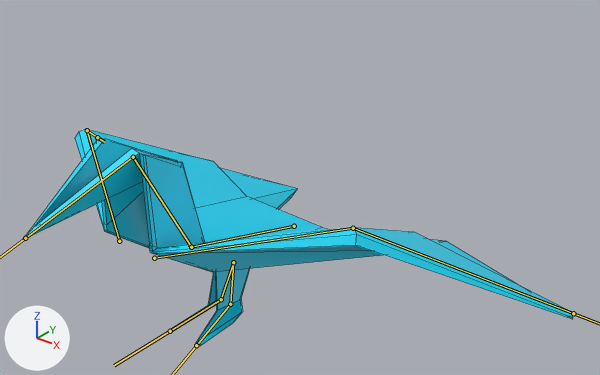
A saved change to the FBX model RockPaperScissorsPlaneProject/Assets/FBXs/Pidgeon/Pidgeon.fbx.
Camera for both pictures: a camera (50 mm lens) standing at (2.58, -2.81, 2.5) and looking at (0.24, 0.12, 0.68). Arrows for +X, +Y and +Z are at lower left; the lights stay in place. The bones that bend it are drawn over the model as lines. Mesh edges are drawn as thin lines.

Names of what the first picture shows: 'Pidgeon'.
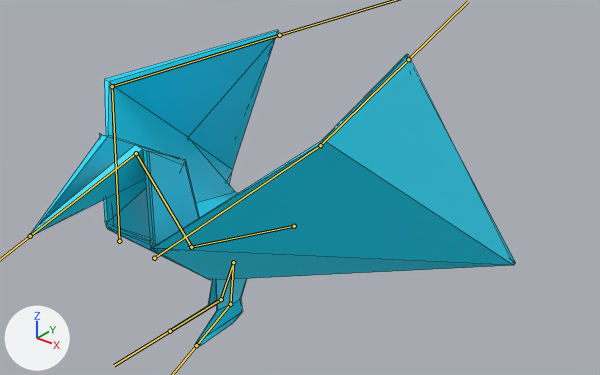
The newer file adds an action. The first version stands in its rest pose; the second is drawn at frame 96 of the action 'Armature|PidgeonFlappingStill'.

Changed parts and their boxes (x1, y1, x2, y2) in the pictures (600 x 375 px):
```json
{"object": "Pidgeon", "change": "posed", "before": [23, 129, 573, 346], "after": [28, 30, 516, 346], "on screen": "11% narrower, 45% taller"}
{"bone": "WingIn.L", "before": "(154, 258) to (353, 228)", "after": "(154, 258) to (320, 145)"}
{"bone": "WingOut.L", "before": "(353, 228) to (573, 313)", "after": "(320, 145) to (408, 59)"}
{"bone": "Neck", "before": "(191, 247) to (133, 157)", "after": "(191, 247) to (136, 153)"}
{"bone": "Head", "before": "(133, 157) to (25, 238)", "after": "(136, 153) to (30, 236)"}
{"bone": "WingIn.R", "before": "(119, 241) to (87, 130)", "after": "(119, 241) to (112, 86)"}
{"bone": "WingOut.R", "before": "(87, 130) to (97, 137)", "after": "(112, 86) to (279, 35)"}
```

Scene script edits in JSON lines:
```json
{"block": "bone_wingin_l", "where": "bone_wingin_l = bpy.data.objects['Armature'].pose.bones['WingIn.L']  # child of 'Body'"}
{"op": "set", "path": "bone_wingin_l.rotation_quaternion", "old": "(1.0, 0.0, 0.0, 0.0)", "new": "(0.962, 0.194, -0.179, 0.065)", "note": "degrees (0, 0, 0) -> degrees (22, -22, 3)"}
{"block": "bone_wingout_l", "where": "bone_wingout_l = bpy.data.objects['Armature'].pose.bones['WingOut.L']  # child of 'WingIn.L'"}
{"op": "set", "path": "bone_wingout_l.rotation_quaternion", "old": "(1.0, 0.0, 0.0, 0.0)", "new": "(0.614, 0.566, -0.544, 0.079)", "note": "degrees (0, 0, 0) -> degrees (111, -49, -53)"}
{"block": "bone_neck", "where": "bone_neck = bpy.data.objects['Armature'].pose.bones['Neck']  # child of 'Body'"}
{"op": "set", "path": "bone_neck.rotation_quaternion", "old": "(1.0, 0.0, 0.0, 0.0)", "new": "(1.0, -0.016, 0.0, 0.0)", "note": "degrees (0, 0, 0) -> degrees (-2, 0, 0)"}
{"block": "bone_head", "where": "bone_head = bpy.data.objects['Armature'].pose.bones['Head']  # child of 'Neck'"}
{"op": "set", "path": "bone_head.rotation_quaternion", "old": "(1.0, 0.0, 0.0, 0.0)", "new": "(1.0, 0.025, 0.0, 0.0)", "note": "degrees (0, 0, 0) -> degrees (3, 0, 0)"}
{"block": "bone_wingin_r", "where": "bone_wingin_r = bpy.data.objects['Armature'].pose.bones['WingIn.R']  # child of 'Body'"}
{"op": "set", "path": "bone_wingin_r.rotation_quaternion", "old": "(1.0, 0.0, 0.0, 0.0)", "new": "(0.967, 0.17, 0.175, -0.071)", "note": "degrees (0, 0, 0) -> degrees (19, 21, -5)"}
{"block": "bone_wingout_r", "where": "bone_wingout_r = bpy.data.objects['Armature'].pose.bones['WingOut.R']  # child of 'WingIn.R'"}
{"op": "set", "path": "bone_wingout_r.rotation_quaternion", "old": "(1.0, 0.0, 0.0, 0.0)", "new": "(0.607, 0.57, 0.55, -0.06)", "note": "degrees (0, 0, 0) -> degrees (112, 47, 55)"}
```
